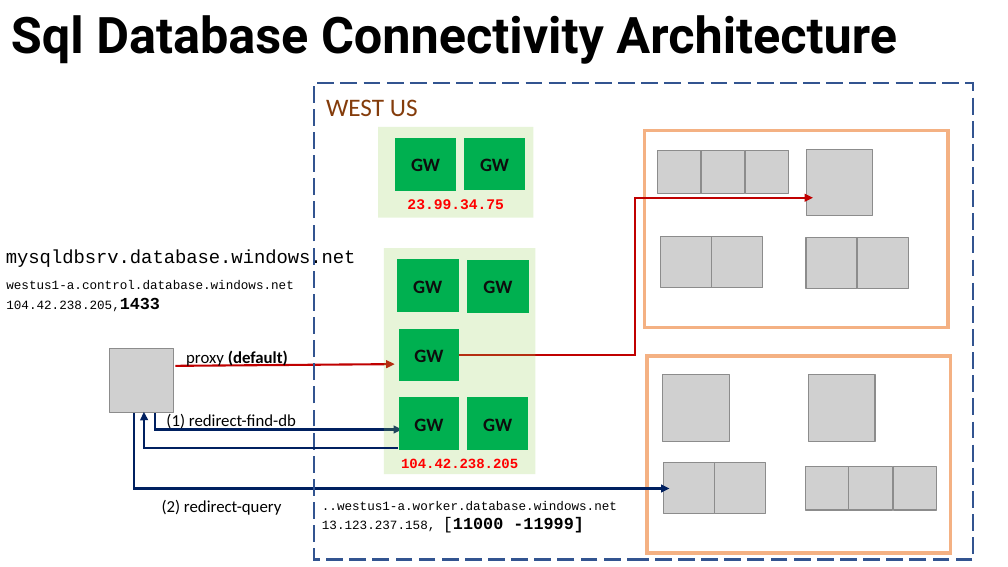
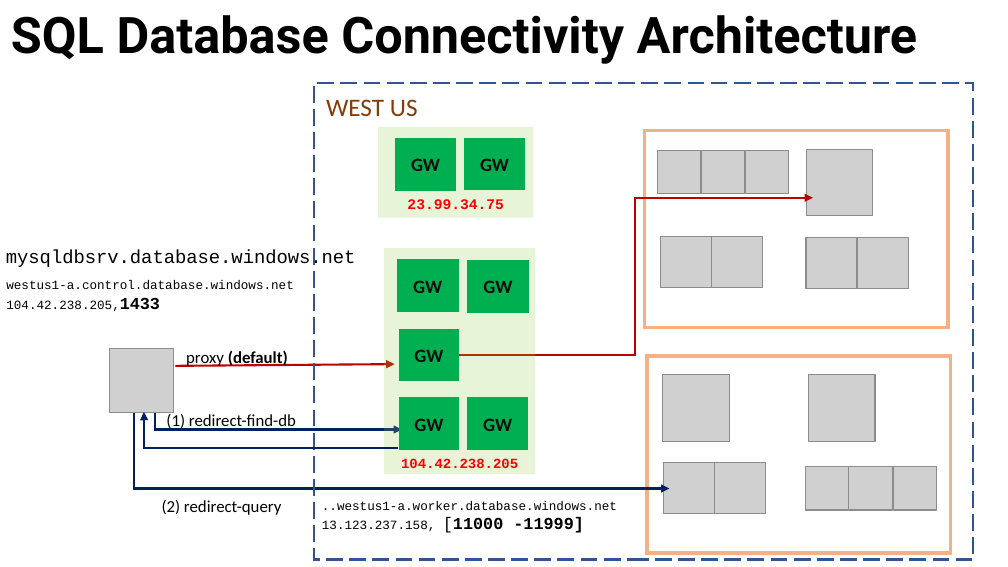
Before and after one commit to amthomas46/SQL, a slide deck: slide 22 of sql-intersections/slides/Azure SQL Database-Maximizing Cloud Performance and Availability.pptx (slide 21 before the commit). Drawn at 1008x567 pixels with LibreOffice and Linux fonts; fonts in the diff are those of the drawing; grey boxes stand for pictures. Boxes give left, top, right and bottom in pixels: in the first picture for what was removed or moved away, otherwise in the second. Text is boxed around its words. In the diff, an @@ line names an element or a change of style, - is before the commit and + after.

```diff
--- a/sql-intersections/slides/Azure SQL Database-Maximizing Cloud Performance and Availability.pptx
+++ b/sql-intersections/slides/Azure SQL Database-Maximizing Cloud Performance and Availability.pptx
@@ title at (x1=11, y1=15, x2=918, y2=64): text changed @@
-Sql Database Connectivity Architecture
+SQL Database Connectivity Architecture
```
Also in this commit, not shown: 6 other slides changed, 2 slides added.
